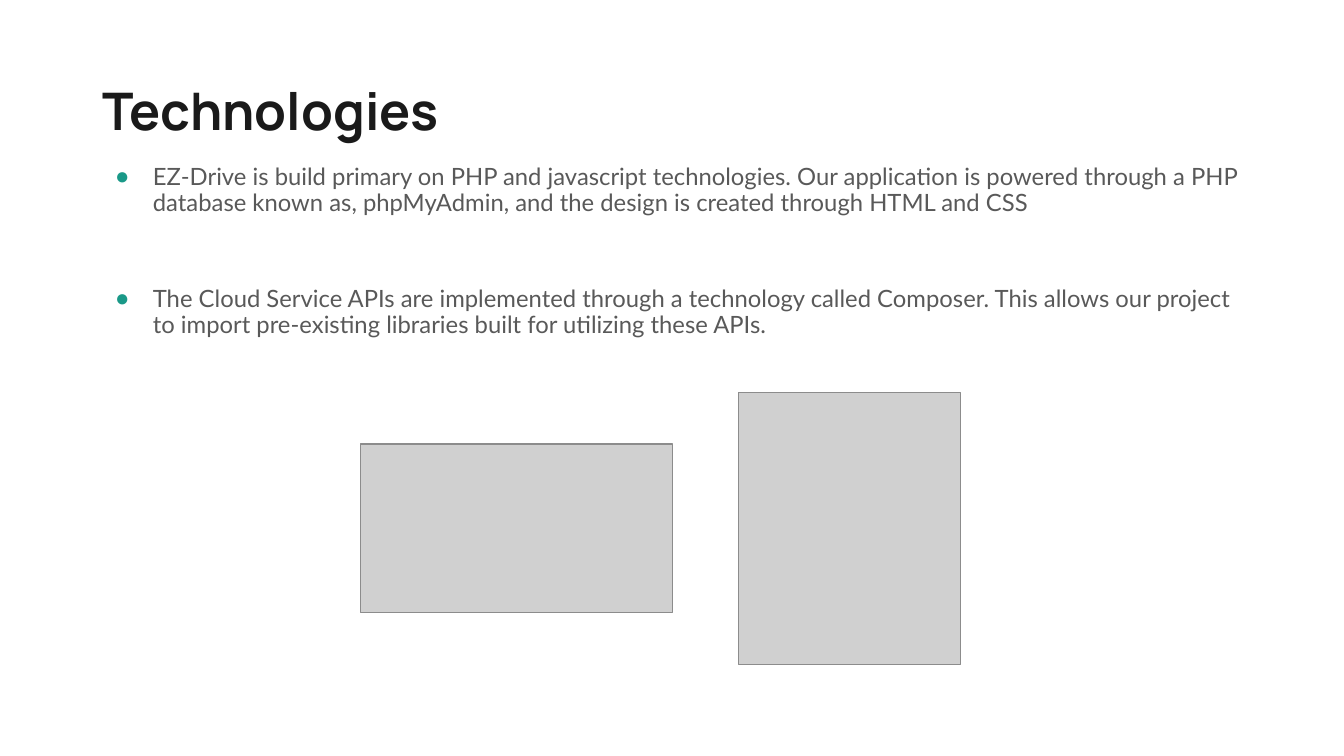
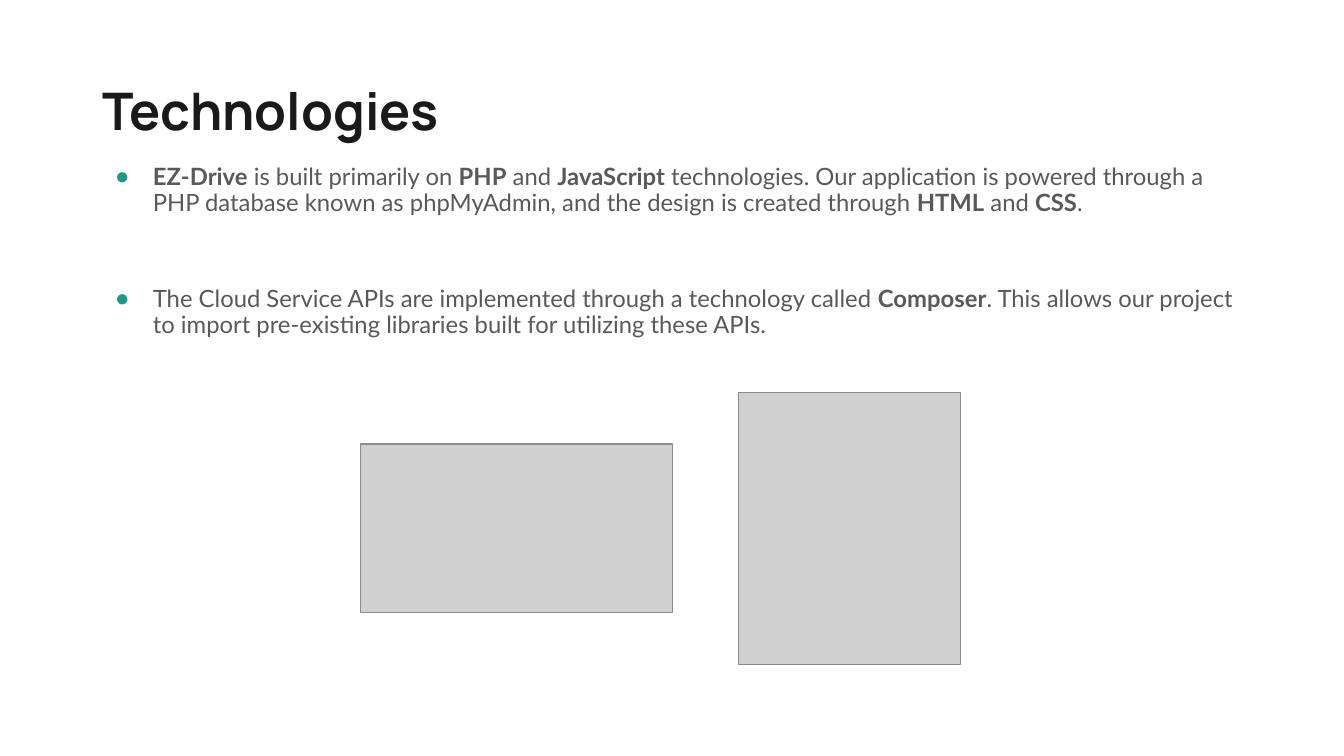
Before and after one commit to GRGalinger/Senior-Design, a slide deck: slide 11 of Files/SlideDeck/PresentationSlideDeck.pptx. Drawn at 1344x756 pixels with LibreOffice and Linux fonts; fonts in the diff are those of the drawing; grey boxes stand for pictures. Boxes give left, top, right and bottom in pixels: in the first picture for what was removed or moved away, otherwise in the second. Text is boxed around its words. In the diff, an @@ line names an element or a change of style, - is before the commit and + after.

```diff
--- a/Files/SlideDeck/PresentationSlideDeck.pptx
+++ b/Files/SlideDeck/PresentationSlideDeck.pptx
@@ text at bbox=[153, 167, 1203, 216]: text changed @@
-● EZ-Drive is build primary on PHP and javascript technologies. Our application is powered through a PHP database known as, phpMyAdmin, and the design is created through HTML and CSS
+● EZ-Drive is built primarily on PHP and JavaScript technologies. Our application is powered through a PHP database known as phpMyAdmin, and the design is created through HTML and CSS.
@@ text at bbox=[153, 289, 1232, 338]: bold on in "Composer." @@
```
Also in this commit, not shown: 15 other slides changed.
